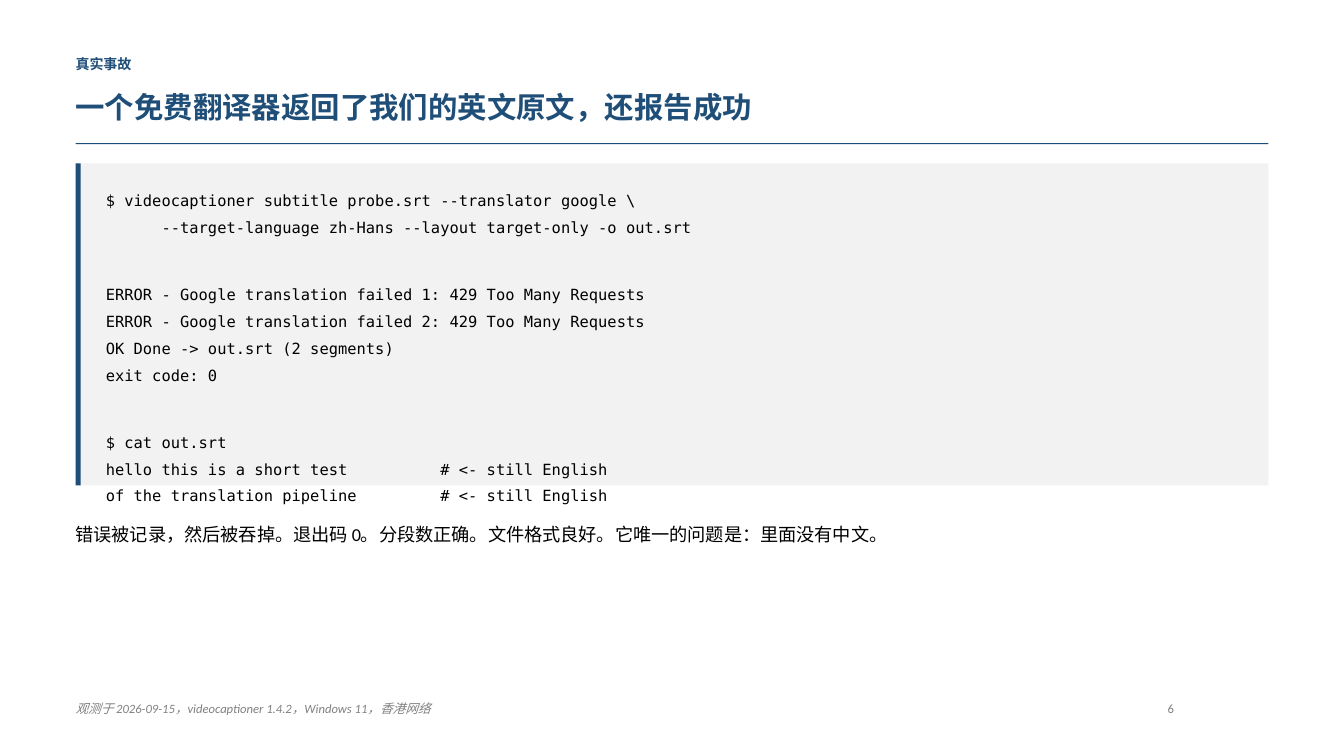
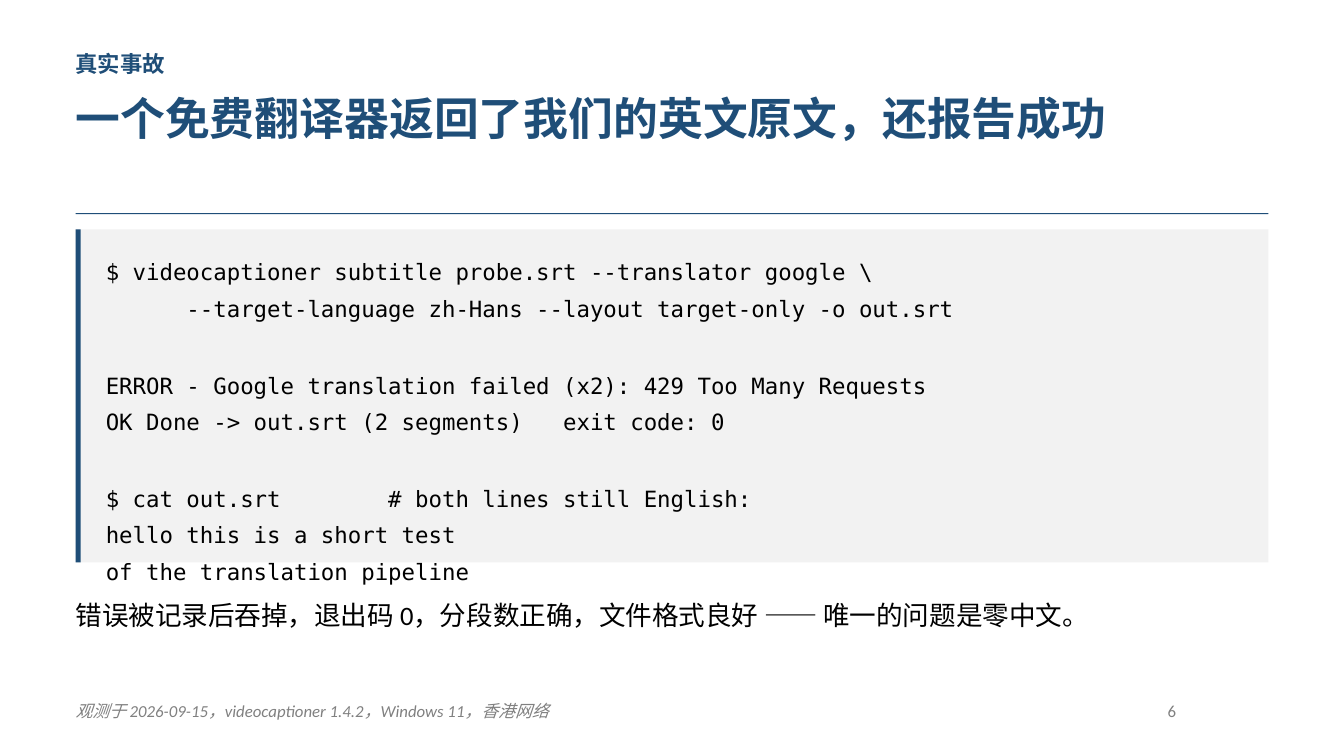
Before and after one commit to mikelix/gstack-tutorial-3, a slide deck: slide 7 of dist/gstack-tutorial-3_ZH.pptx. Drawn at 1344x756 pixels with LibreOffice and Linux fonts; fonts in the diff are those of the drawing. Boxes give left, top, right and bottom in pixels: in the first picture for what was removed or moved away, otherwise in the second. Text is boxed around its words. In the diff, an @@ line names an element or a change of style, - is before the commit and + after.

```diff
--- a/dist/gstack-tutorial-3_ZH.pptx
+++ b/dist/gstack-tutorial-3_ZH.pptx
@@ text "真实事故" at box(76, 53, 165, 74): size 10 to 16 pt @@
@@ text "一个免费翻译器返回了我们的英文原文，还报告成功" at box(76, 96, 1107, 141): size 21 to 32 pt; line spacing 1.05 to 1.08 @@
@@ rectangle: place and size @@
-rectangle at box(76, 163, 1268, 485)
+rectangle at box(76, 229, 1268, 562)
@@ rectangle: place and size @@
-rectangle at box(76, 143, 1268, 144)
+rectangle at box(76, 213, 1268, 214)
@@ rectangle: place and size @@
-rectangle at box(76, 163, 81, 485)
+rectangle at box(76, 229, 81, 562)
@@ text "$ videocaptioner subtitle probe.srt --translator ...": place and size @@
-text "$ videocaptioner subtitle probe.srt --translator ..." at box(106, 194, 691, 505)
+text "$ videocaptioner subtitle probe.srt --translator ..." at box(106, 263, 953, 585)
@@ text at box(133, 263, 953, 322): size 11 to 16 pt in "$ videocaptioner subtitle probe.srt --translator google \", "--target-language zh-Hans --layout target-only -o out.srt" @@
@@ text at box(106, 377, 927, 585): text changed; size 11 to 16 pt @@
-ERROR - Google translation failed 1: 429 Too Many Requests
-ERROR - Google translation failed 2: 429 Too Many Requests
-OK Done -> out.srt (2 segments)
-exit code: 0
-$ cat out.srt
-hello this is a short test # <- still English
-of the translation pipeline # <- still English
+ERROR - Google translation failed (x2): 429 Too Many Requests
+OK Done -> out.srt (2 segments) exit code: 0
+$ cat out.srt # both lines still English:
+hello this is a short test
+of the translation pipeline
@@ text at box(76, 602, 1088, 628): text changed; size 13 to 19 pt @@
-错误被记录，然后被吞掉。退出码 0。分段数正确。文件格式良好。它唯一的问题是：里面没有中文。
+错误被记录后吞掉，退出码 0，分段数正确，文件格式良好 —— 唯一的问题是零中文。
@@ text "观测于 2026-09-15，videocaptioner 1.4.2，Windows 11，香港网络" at box(76, 703, 549, 720): size 9 to 12 pt @@
@@ text "6" at box(1168, 705, 1176, 717): size 9 to 12 pt @@
```
Also in this commit, not shown: 30 other slides changed, 4 other files.
